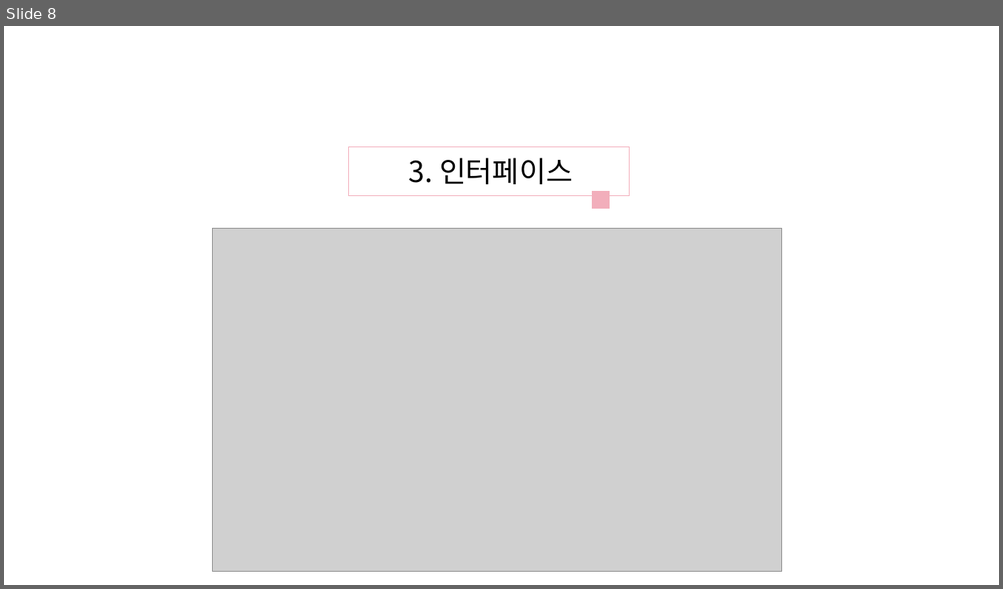
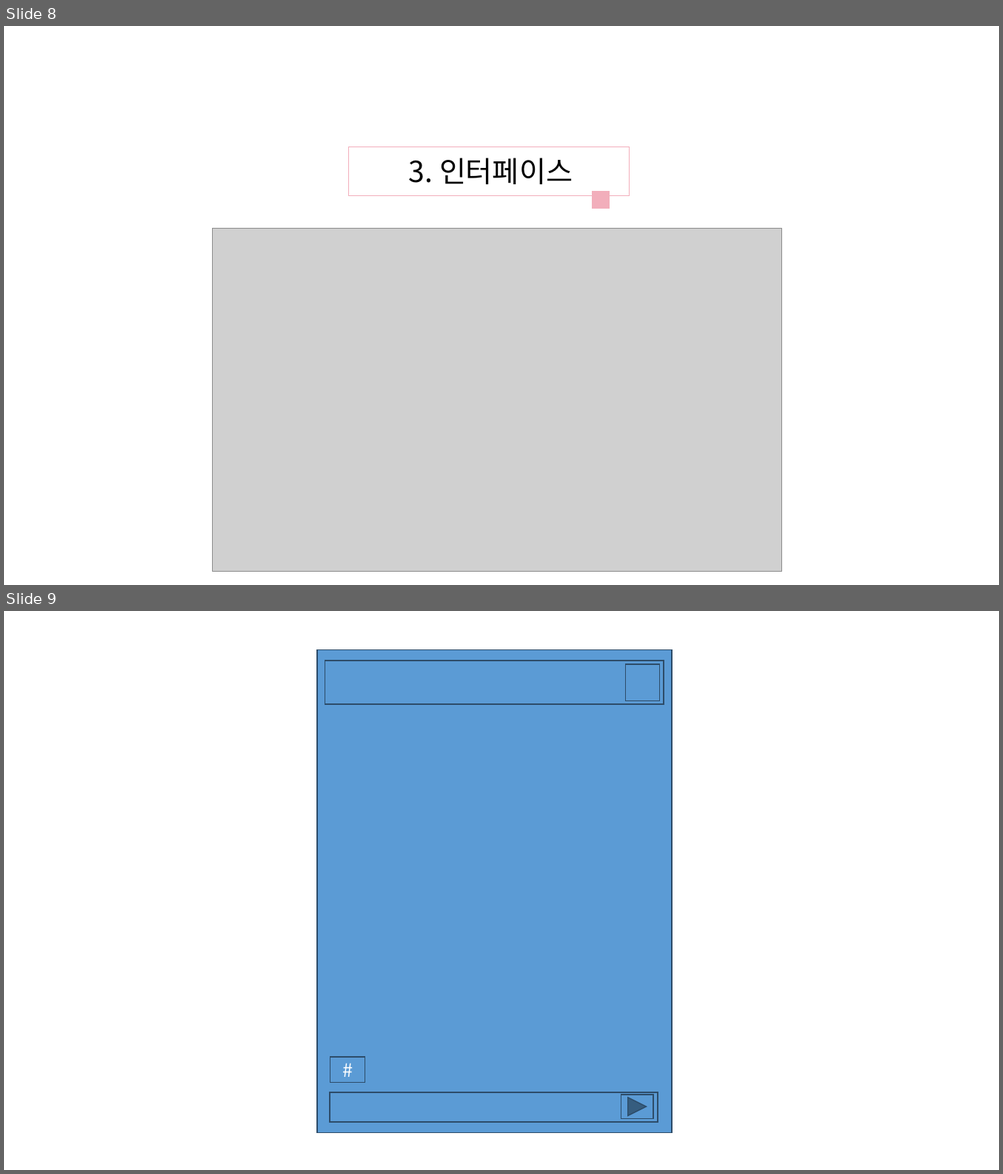
Before and after one commit to bluesky0960/KookMiNi, a slide deck: 오픈소스 기획서ver.1.pptx. Shown one above the other, each under a label of ours: slide 8 before the commit, slides 8 and 9 after it. The pictures are 1003x589 and 1003x1174 pixels, drawn with LibreOffice and Linux fonts; fonts in the diff are those of the drawing; grey boxes stand for pictures. Boxes give left, top, right and bottom in pixels: in the first picture for what was removed or moved away, otherwise in the second. Text is boxed around its words. In the diff, an @@ line names an element or a change of style, - is before the commit and + after.

```diff
--- a/오픈소스 기획서ver.1.pptx
+++ b/오픈소스 기획서ver.1.pptx
@@ slide 9 added at <box>4,611,999,1170</box>, background #FFFFFF @@
@@ rectangle added at <box>317,649,671,1133</box>, fill #5B9BD5, outline #2D4D6A 1 pt @@
@@ rectangle added at <box>325,661,663,704</box>, fill #5B9BD5, outline #2D4D6A 1 pt @@
@@ rectangle added at <box>626,664,660,701</box>, fill #5B9BD5, outline #2D4D6A 1 pt @@
@@ rectangle added at <box>761,809,853,826</box>, fill #FFFFFF @@
@@ rectangle added at <box>330,1057,365,1082</box>, fill #5B9BD5, outline #2D4D6A 1 pt, 18 pt, text #FFFFFF @@
+#
@@ rectangle added at <box>330,1093,657,1123</box>, fill #5B9BD5, outline #2D4D6A 1 pt @@
@@ action button forward next added at <box>621,1095,653,1120</box>, fill #5B9BD5, outline #2D4D6A 1 pt @@
```
Also in this commit, not shown: 2 slides changed, 4 other slides added, 9 slides removed, 1 other file.
